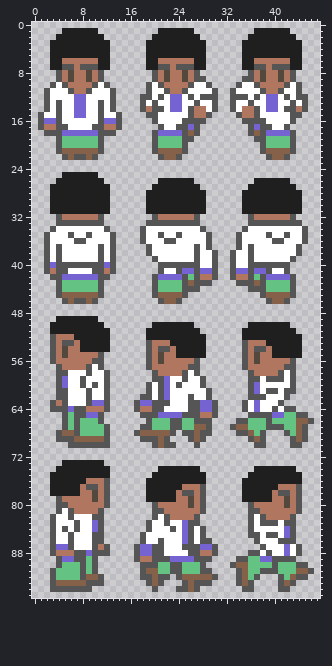
Sprite sheet: India/sprites/Abhaya.png. Above: the version before the commit.
The file is 48x96 pixels.
Now the later version:
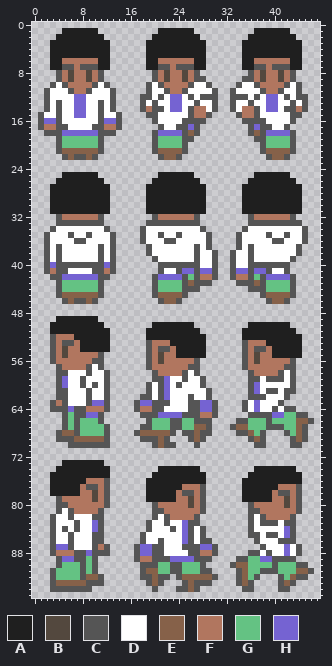
Palette (. is transparent): A #1f1f1f  B #53483e  C #555555  D #ffffff  E #866149  F #b1765f  G #64c283  H #7563d2
What changed:
@@ x 17..46 @@
 24 ..............................
-25 ..............................
-26 ....AAAAAA..........AAAAAA....
-27 ...AAAAAAAA........AAAAAAAA...
+25 ....AAAAAA..........AAAAAA....
+26 ...AAAAAAAA........AAAAAAAA...
+27 ..AAAAAAAAAA......AAAAAAAAAA..
 28 ..AAAAAAAAAA......AAAAAAAAAA..
